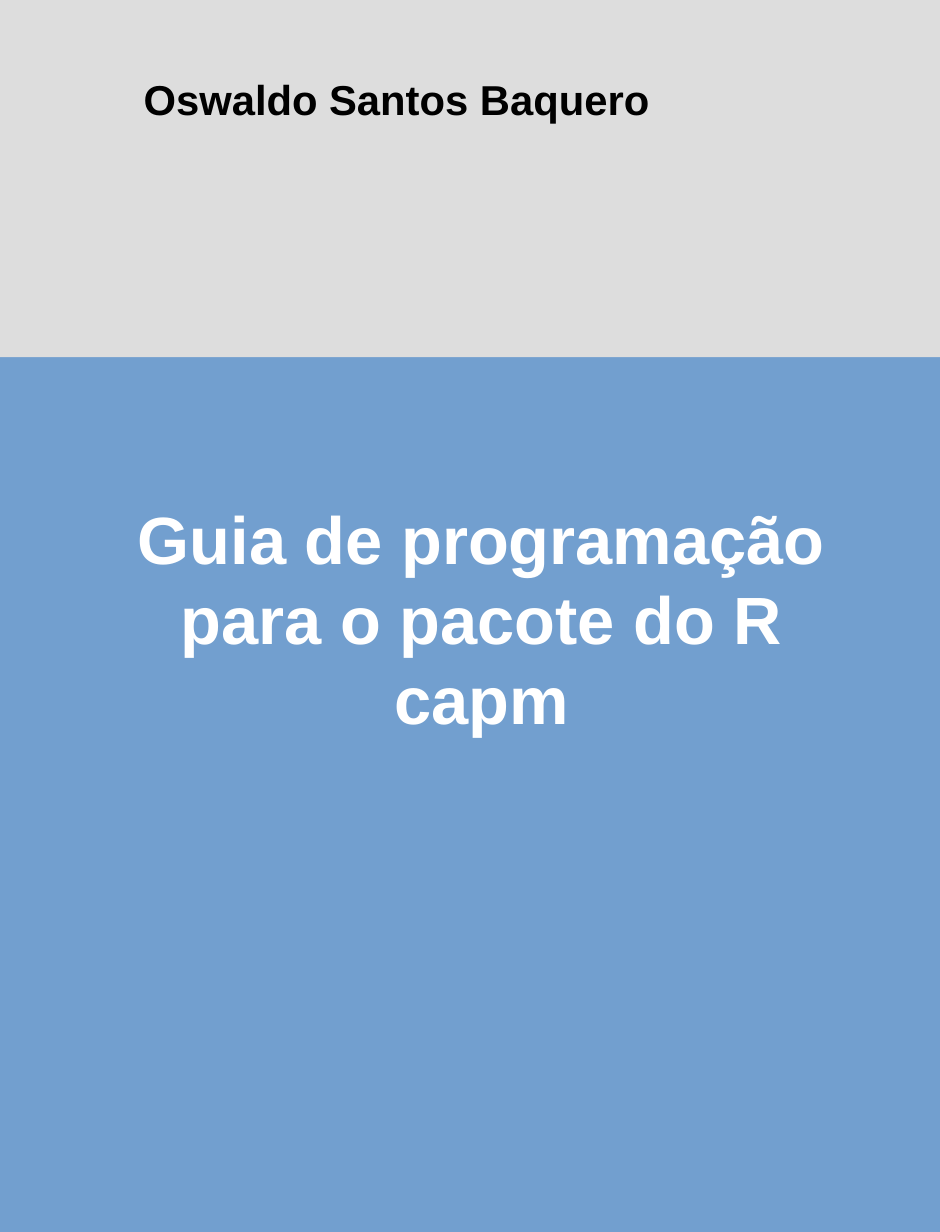
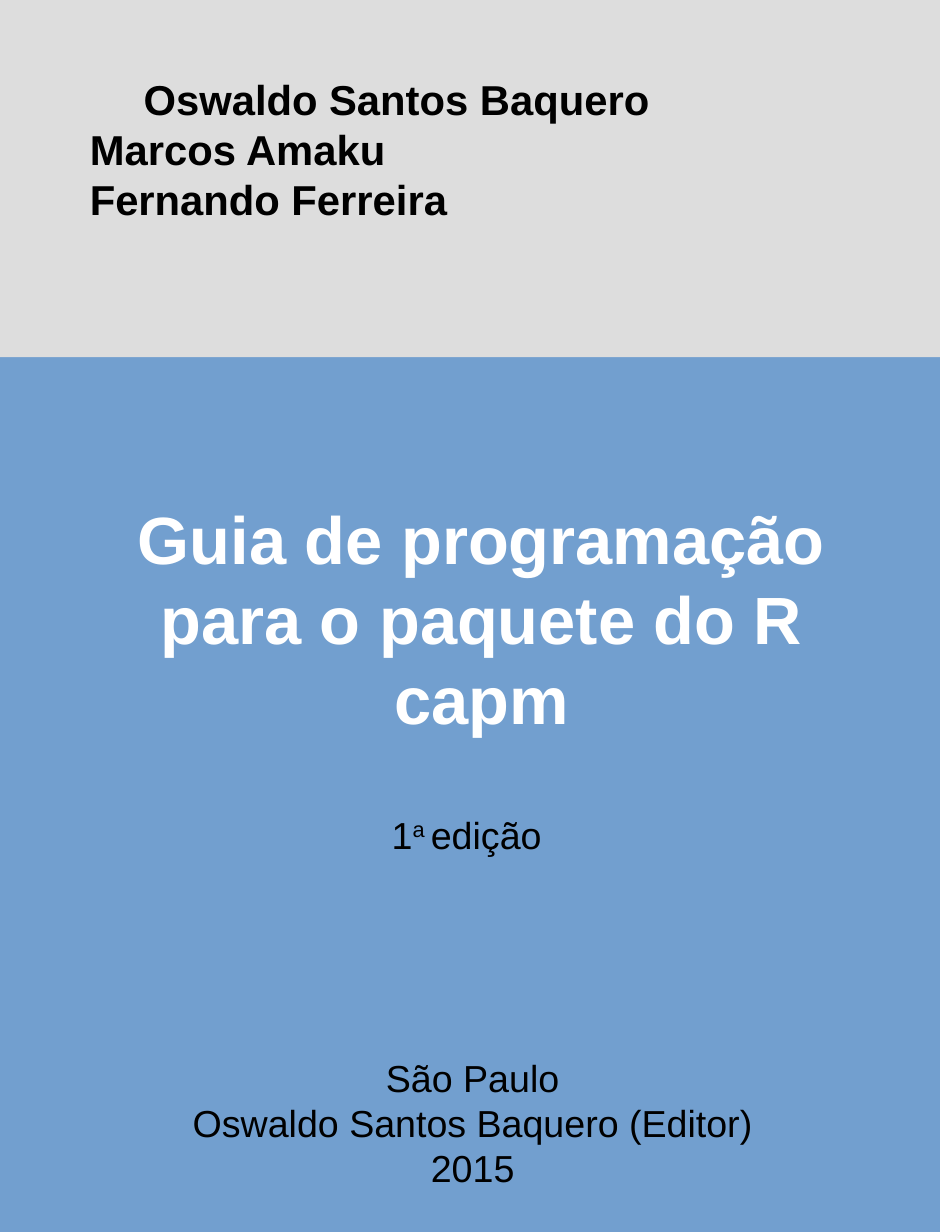
Before and after one commit to eduardocpacheco99/programming-guide-for-the-capm-r-package, a slide deck: slide 1 of cover-pt-br.odp. Drawn at 940x1232 pixels with LibreOffice and Linux fonts; fonts in the diff are those of the drawing. Boxes give left, top, right and bottom in pixels: in the first picture for what was removed or moved away, otherwise in the second. Text is boxed around its words. In the diff, an @@ line names an element or a change of style, - is before the commit and + after.

```diff
--- a/cover-pt-br.odp
+++ b/cover-pt-br.odp
@@ text at [90,134,447,216]: paragraphs added @@
+Marcos Amaku
+Fernando Ferreira
@@ text at [138,515,824,737]: text changed @@
-Guia de programação para o pacote do R capm
+Guia de programação para o paquete do R capm
@@ text added at [431,821,542,857], 54 pt, text #000000 @@
+1a edição
@@ text added at [193,1064,752,1183], 54 pt, text #000000 @@
+São Paulo
+Oswaldo Santos Baquero (Editor)
+2015
```
Also in this commit, not shown: 25 other files.
